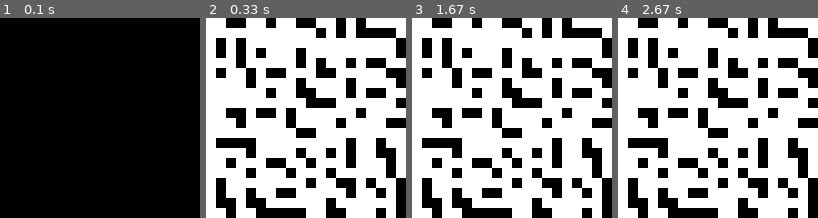
Above: before the commit, frames 1-4 (left to right).
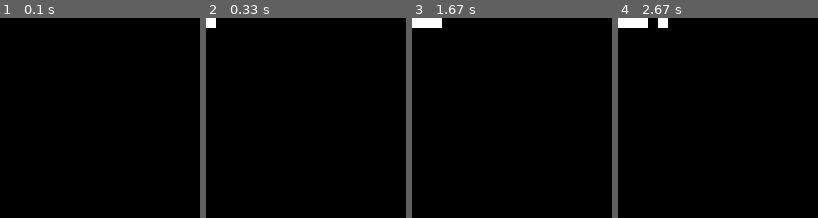
Above: after the commit, the same moments.

Repository: Basstma/PathfindingAlgorithmWithPygame
Game: pygame game, started from show.py
The game is run twice, just before and just after one commit, with the same random seed, the same clock (stepped at 60 frames per second) and the same inputs.
Inputs:
- Up to frame 1 (0.1 s): no input
- Up to frame 2 (0.33 s): no input
- Up to frame 3 (1.67 s): no input
- Up to frame 4 (2.67 s): no input

Frame 1 is identical in both runs. In frame 2, 72% of the frame differs, in the area x 0-100%, y 0-100%; in frame 3, 72%; in frame 4, 71%.

Commit message:
Runs but with error Causes in only filling half of the maze with maze

Diff:
--- a/config.py
+++ b/config.py
@@ -1,3 +1,8 @@
+import numpy as np
+
+np.random.seed = 42
+
+
 colors = {
     "black": (0, 0, 0),
     "white": (255, 255, 255),
--- a/maze.py
+++ b/maze.py
@@ -1,5 +1,6 @@
 import numpy as np
 import time
+from threading import Thread
 
 
 class Maze:
@@ -9,22 +10,27 @@
 
     def build_maze(self, kind_of_algorithm: str):
         if kind_of_algorithm == "binary_tree":
-            self.binary_tree()
+            binary_three_thrad = Thread(target=self.binary_tree)
+            binary_three_thrad.start()
+            #self.binary_tree()
 
     def binary_tree(self):
-        for i in range(0, self.size[0], 1):
-            for j in range(0, self.size[1], 1):
+        for i in range(0, self.size[0], 2):
+            for j in range(0, self.size[1], 2):
                 options_to_go = []
-                if j-1 >= 0:
+                self.maze[i][j] = 1
+                if self.maze[j-2][i] == 1:
                     options_to_go.append([i, j-1])
-                if i-1 >= 0:
+                if self.maze[j][i-2] == 1:
                     options_to_go.append([i-1, j])
-                    if len(options_to_go) == 2:
-                        wall = options_to_go[np.random.randint(0, 2)]
-                        self.maze[wall[0], wall[1]] = 1
-                    elif options_to_go:
-                        wall = options_to_go[0]
-                        self.maze[wall[0], wall[1]] = 1
+
+                if len(options_to_go) == 2:
+                    to_wall = options_to_go[np.random.randint(0, 2)]
+                    self.maze[to_wall[0]][to_wall[1]] = 1
+                elif options_to_go:
+                    to_wall = options_to_go[0]
+                    self.maze[to_wall[0]][to_wall[1]] = 1
+                time.sleep(1)
 
 
 if __name__ == '__main__':
--- a/show.py
+++ b/show.py
@@ -25,15 +25,14 @@
             self.display()
             self.clock.tick(self.FPS)
             if i == 5:
-                print("Build Maze")
+                #print("Build Maze")
                 self.maze.build_maze("binary_tree")
-                print("Maze is build")
+                #print("Maze is build")
             i += 1
 
     def display(self):
 
         def draw_rectangle(pos: list, color: str):
-            print(pos)
             pg.draw.rect(self.screen, colors[color],
                          (pos[0] * self.scale, (pos[1] * self.scale), self.scale, self.scale))
 
